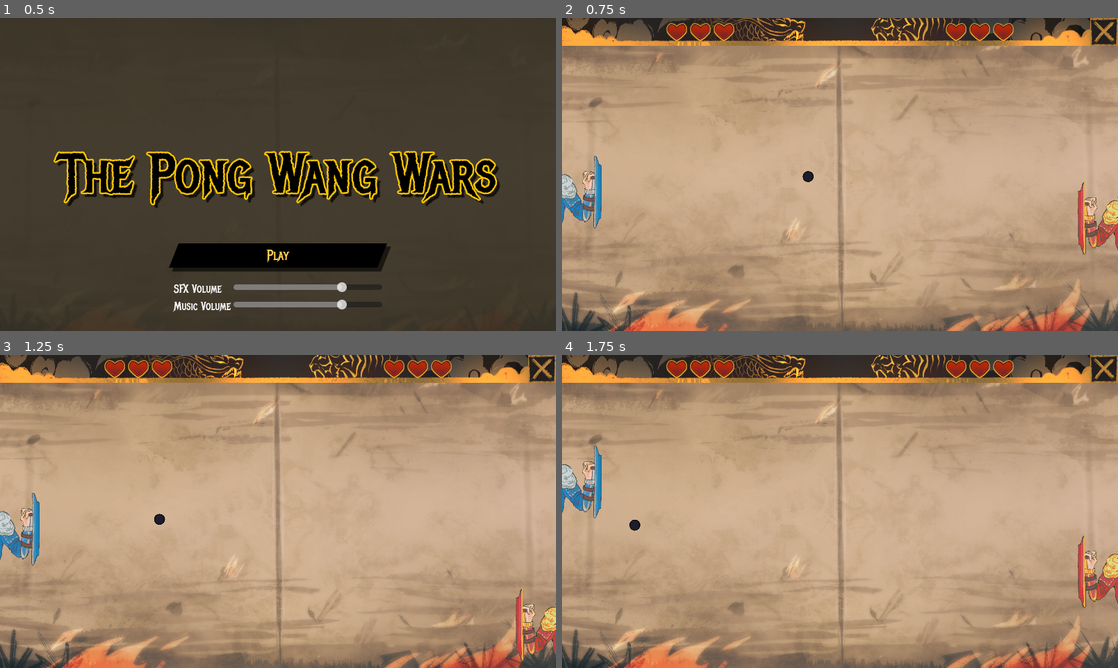
Above: before the commit, frames 1-4 (two rows, left to right).
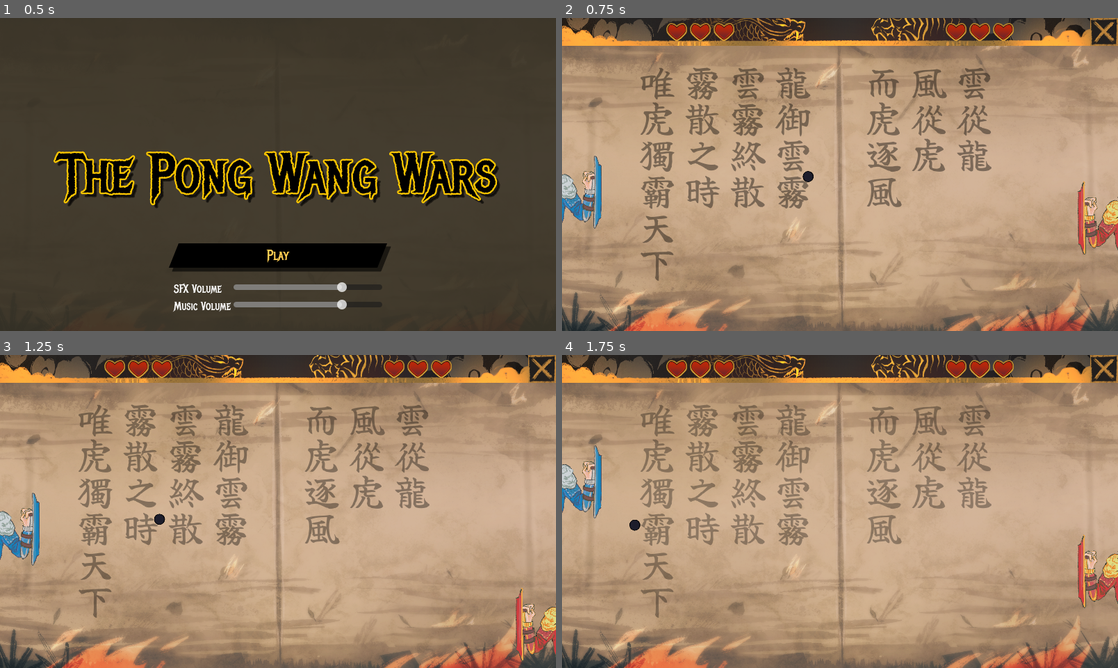
Above: after the commit, the same moments.

Repository: parrotwise/gmtk26-pong
Game: Godot game, scene res://Menu/main_menu.tscn
Two runs of this game, one before a commit and one after it. Both use one fixed random seed, a clock stepped at 60 frames per second and the inputs below. Sound files missing from this copy of the repository are replaced by a short silence.
Inputs:
- Up to frame 1 (0.5 s): no input
- Up to frame 2 (0.75 s): click "Play" at 0.5 s
- Up to frame 3 (1.25 s): no input
- Up to frame 4 (1.75 s): hold Up (ui_up) from 1.28 s (still down)

Frame 1 is identical in both runs. In frame 2, 6.7% of the frame differs, in the area x 14-78%, y 15-84%; in frame 3, 6.6%; in frame 4, 6.5%.

Commit message:
Added cool text.

Diff:
--- a/Scenes/game_scene.tscn
+++ b/Scenes/game_scene.tscn
@@ -4,7 +4,9 @@
 [ext_resource type="Script" uid="uid://ejpyehyvfe3j" path="res://Scripts/battlefield.gd" id="1_6h5vk"]
 [ext_resource type="Script" uid="uid://x2chsq18dd8c" path="res://Scripts/player.gd" id="2_1ixah"]
 [ext_resource type="Texture2D" uid="uid://dyl0hv0unlg5" path="res://Sprites/bg.png" id="2_5dgvu"]
+[ext_resource type="Texture2D" uid="uid://c26rvse43bqgf" path="res://Assets/Font/chinese_text.png" id="3_uscyt"]
 [ext_resource type="Script" uid="uid://dowrysm7015b3" path="res://Scripts/opponent.gd" id="4_1ixah"]
+[ext_resource type="Script" uid="uid://ck7ohv1t167os" path="res://Scripts/cool_text.gd" id="4_4xiap"]
 [ext_resource type="Texture2D" uid="uid://78t4kpwyd0pd" path="res://Sprites/p1.png" id="4_ikfsv"]
 [ext_resource type="Texture2D" uid="uid://d4jsgjfjen0u7" path="res://Sprites/p2.png" id="6_5dgvu"]
 [ext_resource type="Script" uid="uid://ca58xn8hkrbfg" path="res://Scripts/ball.gd" id="6_7iton"]
@@ -16,6 +18,10 @@
 
 [sub_resource type="StyleBoxFlat" id="StyleBoxFlat_1vivr"]
 bg_color = Color(0, 0, 0, 1)
+
+[sub_resource type="Gradient" id="Gradient_kafe6"]
+offsets = PackedFloat32Array(0, 0.9983923)
+colors = PackedColorArray(0, 0, 0, 0.42745098, 0, 0, 0, 0)
 
 [sub_resource type="CapsuleShape2D" id="CapsuleShape2D_662lt"]
 height = 106.0
@@ -64,6 +70,24 @@
 offset_bottom = 450.0
 grow_horizontal = 2
 theme_override_styles/panel = SubResource("StyleBoxFlat_1vivr")
+
+[node name="CenterContainer" type="CenterContainer" parent="Background" unique_id=594762208]
+layout_mode = 1
+anchors_preset = 15
+anchor_right = 1.0
+anchor_bottom = 1.0
+grow_horizontal = 2
+grow_vertical = 2
+mouse_filter = 2
+
+[node name="CoolText" type="TextureRect" parent="Background/CenterContainer" unique_id=1716668884]
+modulate = Color(0.45490196, 0.45490196, 0.45490196, 0.22745098)
+layout_mode = 2
+offset_transform_enabled = true
+offset_transform_position = Vector2(-35, 0)
+texture = ExtResource("3_uscyt")
+script = ExtResource("4_4xiap")
+gradient = SubResource("Gradient_kafe6")
 
 [node name="Battlefield" type="Control" parent="." unique_id=454438475]
 layout_mode = 1
--- /dev/null
+++ b/Scripts/cool_text.gd
@@ -0,0 +1,17 @@
+class_name CoolText extends TextureRect
+
+@export var T = 5.0
+@export var gradient: Gradient
+var t = 0.0
+
+func _ready() -> void:
+	# Register
+	GameManager.cool_text = self
+	t = 0.0
+
+func reset() -> void:
+	t = 0.0
+
+func _process(delta: float) -> void:
+	t += delta
+	modulate = gradient.sample(clampf(t / T, 0.0, 1.0))
--- a/Scripts/game_manager.gd
+++ b/Scripts/game_manager.gd
@@ -4,6 +4,7 @@
 var ball: Ball
 var player: Player
 var opponent: Opponent
+var cool_text: CoolText
 
 # Reset the state to the start of the game
 func reset() -> void:
@@ -12,6 +13,7 @@
 	opponent.reset()
 	ball.reset()
 	hud.reset()
+	cool_text.reset()
 
 func _on_win_game() -> void:
 	Debug.info('And there was much rejoicing.')
Binary file added: Assets/Font/chinese_text.png
Not shown, added: Assets/Font/chinese_text.png.import
Not shown, added: Scripts/cool_text.gd.uid
